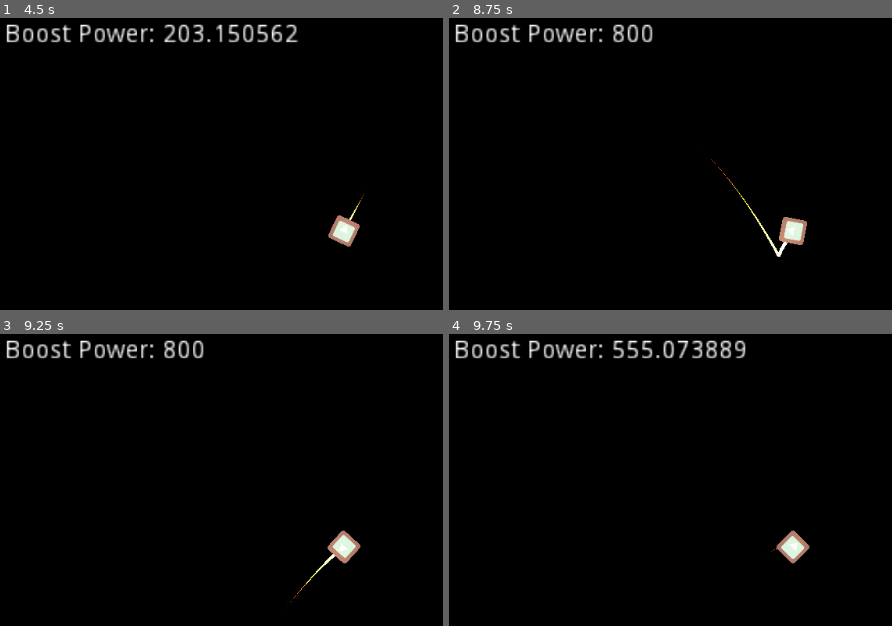
Above: before the commit, frames 1-4 (two rows, left to right).
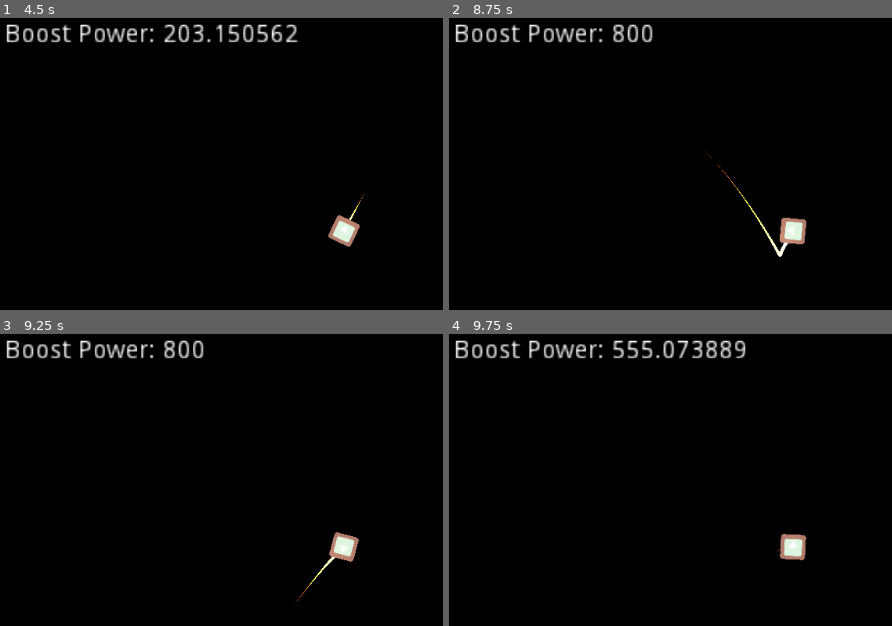
Above: after the commit, the same moments.

Repository: Hephaestus2nd/Bonks
Game: Godot game, scene res://Scences/Game.tscn
The game is run twice, just before and just after one commit, with the same random seed, the same clock (stepped at 60 frames per second) and the same inputs. The engine's default icon, where the game draws it, is replaced by a stand-in: a white triangle on a blue panel in a dark square.
Inputs (mouse positions are in pixels of both pictures, inside the frame that each line leads up to):
- Up to frame 1 (4.5 s): tap Enter at 0.5, 2 s; move the mouse to (outside the picture) at 0.52 s; hold D (right) 0.53-1.28 s; click (outside the picture) at 0.67 s; tap Space at 1.25, 4.25 s; move the mouse to (186, 254) at 1.27 s; hold S (down) 1.28-2.03 s; move the mouse to (425, 128) at 2.02 s; hold D (right) 2.03-2.78 s; move the mouse to (outside the picture) at 2.77 s; hold W (up) 2.78-3.53 s; click (outside the picture) at 2.92 s; move the mouse to (outside the picture) at 3.52 s; hold A (Left) from 3.53 s (still down); move the mouse to (101, 161) at 4.27 s
- Up to frame 2 (8.75 s): tap Enter at 5 s; move the mouse to (834, 231) at 5.02 s; release A (Left) at 5.03 s; hold S (down) 5.03-5.78 s; click (834, 231) at 5.17 s; move the mouse to (674, 114) at 5.77 s; hold D (right) 5.78-6.53 s; tap Space at 6.5 s; move the mouse to (outside the picture) at 6.52 s; hold W (up) 6.53-7.28 s; move the mouse to (635, 254) at 7.27 s; hold D (right) 7.28-8.03 s; click (635, 254) at 7.42 s; move the mouse to (874, 128) at 8.02 s; hold S (down) from 8.03 s (still down)
- Up to frame 3 (9.25 s): move the mouse to (outside the picture) at 8.77 s; release S (down) at 8.78 s; hold A (Left) from 8.78 s (still down)
- Up to frame 4 (9.75 s): move the mouse to (outside the picture) at 9.52 s; release A (Left) at 9.53 s; hold W (up) from 9.53 s (still down); click (outside the picture) at 9.67 s

Frame 1 is identical in both runs. In frame 2, 0.4% of the frame differs, in the area x 57-81%, y 45-82%; in frame 3, 0.4%, in the area x 64-82%, y 67-94%; in frame 4, 0.3%.

Commit message:
nothing happened

Diff:
--- a/Scences/Game.tscn
+++ b/Scences/Game.tscn
@@ -70,7 +70,7 @@
 }
 
 [node name="CollisionPolygon2D" type="CollisionPolygon2D" parent="StaticBody2D"]
-polygon = PoolVector2Array( -511, -211, -472, -384, -334, -2 …(1279 unchanged characters)… , -22887, 75204, -23205, 80545, -25513, 79368, -23069, 75660, -22402, 74099, -19859, 71441, - …(258 unchanged characters)…
+polygon = PoolVector2Array( -511, -211, -472, -384, -334, -2 …(1279 unchanged characters)… , -22887, 75204, -23205, 80545, -25513, 84596, -18998, 75660, -22402, 74099, -19859, 71441, - …(258 unchanged characters)…
 
 [node name="CollisionPolygon2D2" type="CollisionPolygon2D" parent="StaticBody2D"]
 polygon = PoolVector2Array( 40601, -12047, 41319, -9533, 42253, -7090, 42978, -5510, 43657, -5397, 44449, -4752, 46542, …(255 unchanged characters)…
